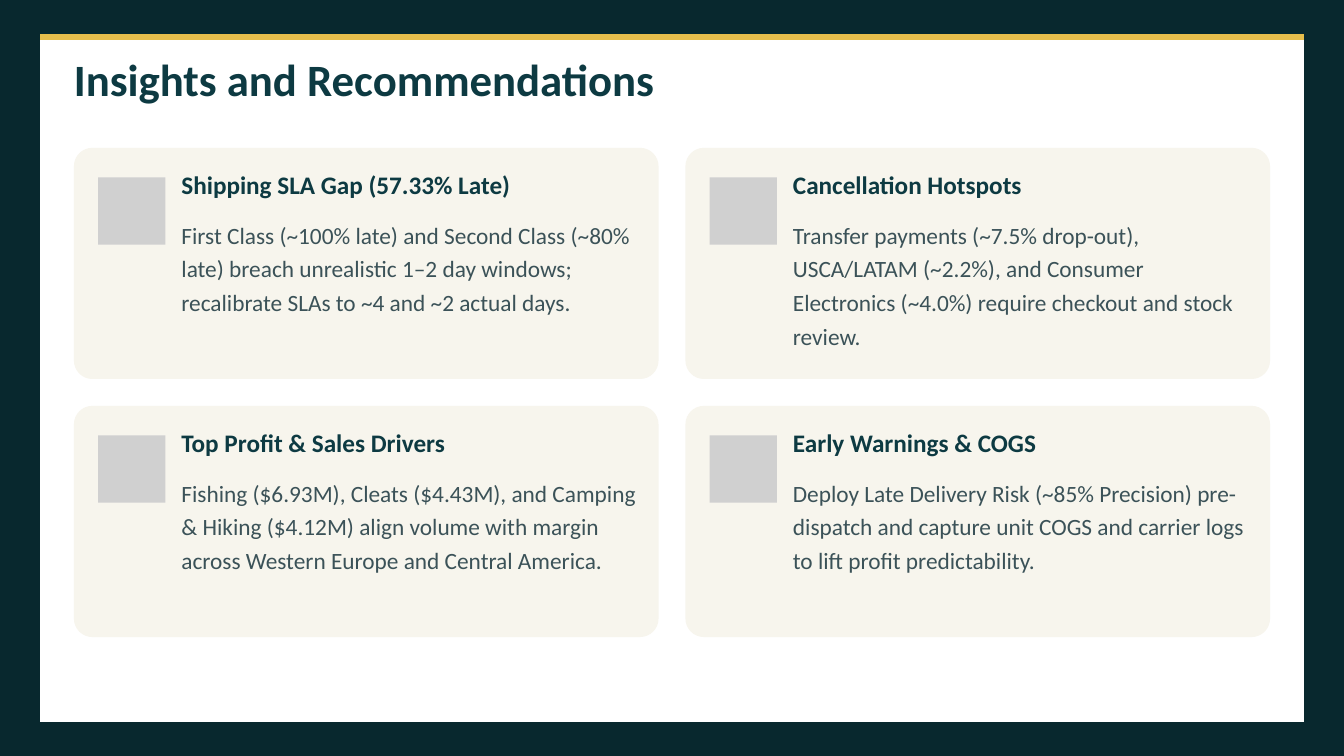
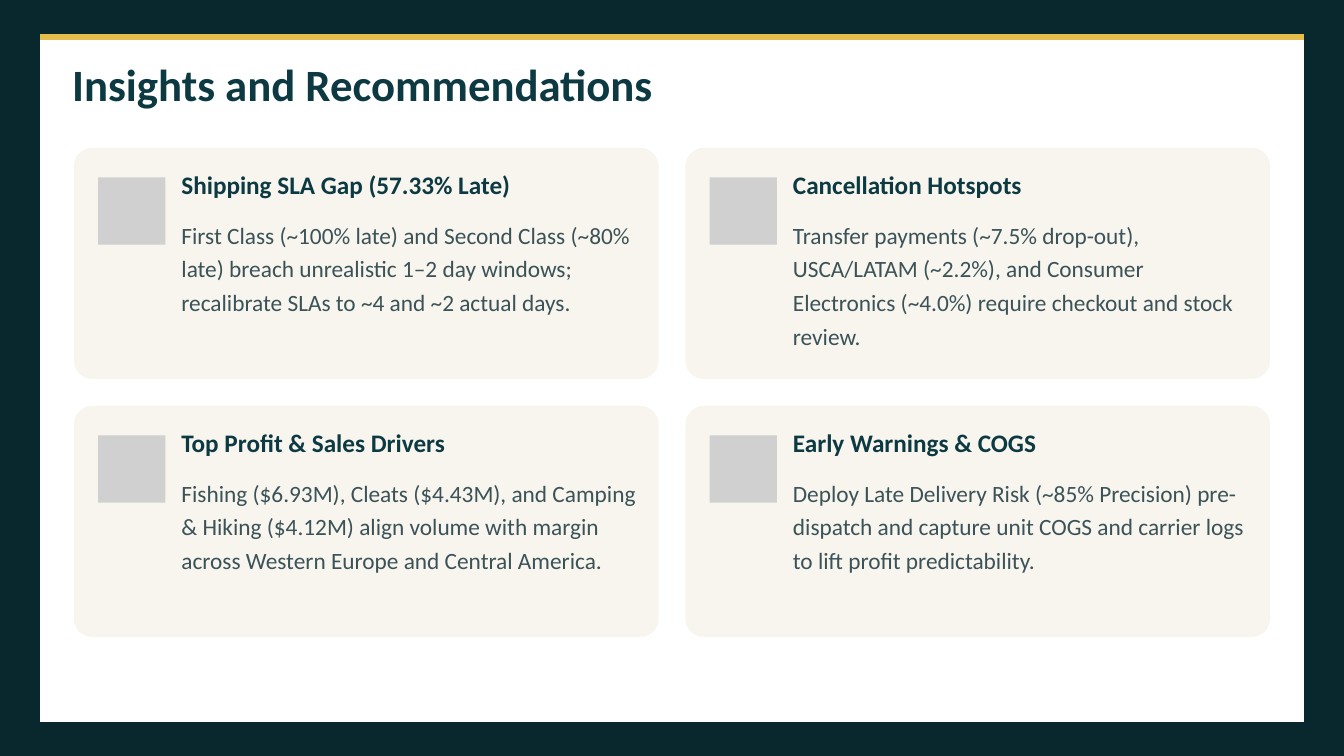
Before and after one commit to Team5-Depi/Supply-Chain-Dataset-Analysis-Final_Project, a slide deck: slide 13 of Presentation/Supply_Chain_Dataset_Analysis_Presentation.pptx. Drawn at 1344x756 pixels with LibreOffice and Linux fonts; fonts in the diff are those of the drawing; grey boxes stand for pictures. Boxes give left, top, right and bottom in pixels: in the first picture for what was removed or moved away, otherwise in the second. Text is boxed around its words. In the diff, an @@ line names an element or a change of style, - is before the commit and + after.

```diff
--- a/Presentation/Supply_Chain_Dataset_Analysis_Presentation.pptx
+++ b/Presentation/Supply_Chain_Dataset_Analysis_Presentation.pptx
@@ text "Insights and Recommendations": place and size @@
-text "Insights and Recommendations" at <box>74,64,654,104</box>
+text "Insights and Recommendations" at <box>72,69,652,109</box>
```
Also in this commit, not shown: 10 other slides changed.
